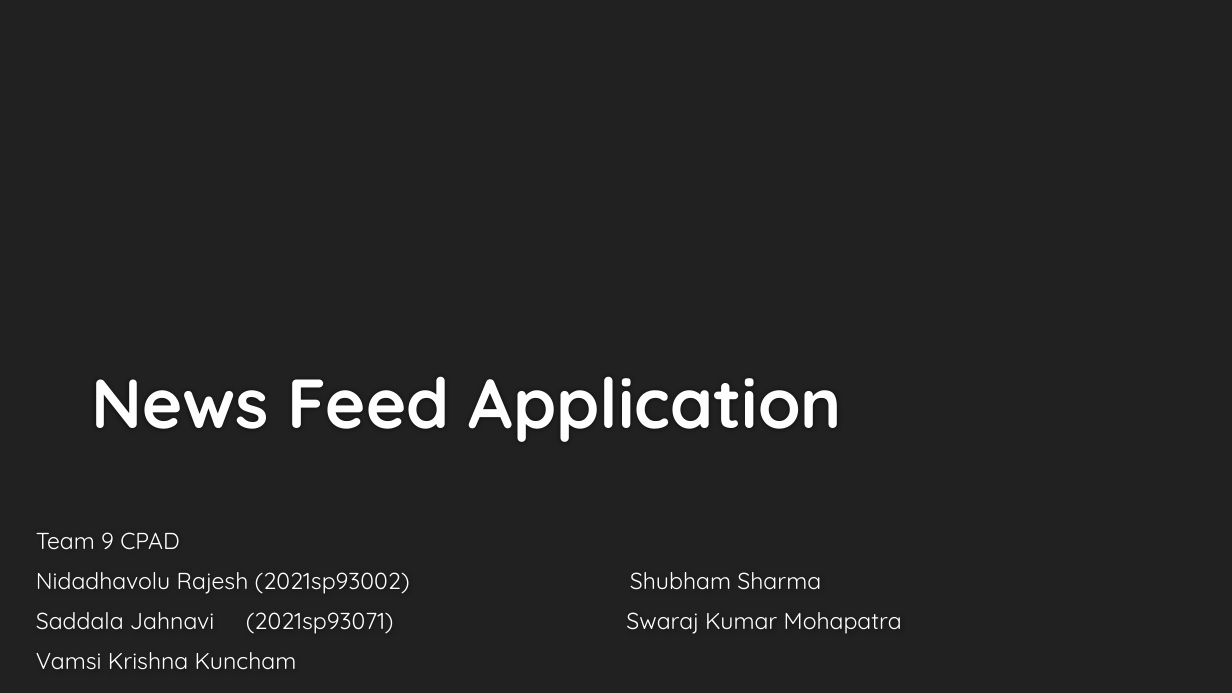
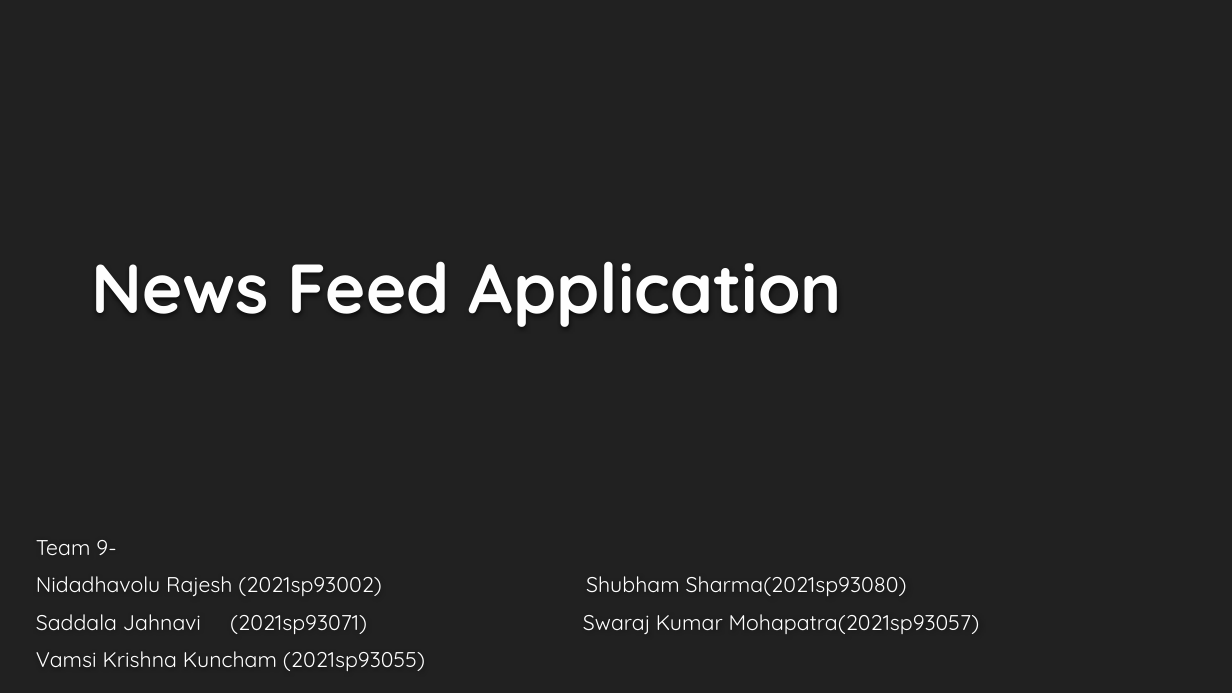
Before and after one commit to CPAD2022/CPAD2022SecBTeam09, a slide deck: slide 1 of CPAD Assignment.pptx. Drawn at 1232x693 pixels with LibreOffice and Linux fonts; fonts in the diff are those of the drawing; background and template pictures are left out. Boxes give left, top, right and bottom in pixels: in the first picture for what was removed or moved away, otherwise in the second. Text is boxed around its words. In the diff, an @@ line names an element or a change of style, - is before the commit and + after.

```diff
--- a/CPAD Assignment.pptx
+++ b/CPAD Assignment.pptx
@@ title "News Feed Application": place and size @@
-title "News Feed Application" at box(91, 376, 842, 442)
+title "News Feed Application" at box(91, 261, 842, 327)
@@ subtitle at box(36, 540, 980, 671): text changed; size 18 to 16.6 pt @@
-Team 9 CPAD
-Nidadhavolu Rajesh (2021sp93002) Shubham Sharma
-Saddala Jahnavi (2021sp93071) Swaraj Kumar Mohapatra
-Vamsi Krishna Kuncham
+Team 9-
+Nidadhavolu Rajesh (2021sp93002) Shubham Sharma(2021sp93080)
+Saddala Jahnavi (2021sp93071) Swaraj Kumar Mohapatra(2021sp93057)
+Vamsi Krishna Kuncham (2021sp93055)
```
Also in this commit, not shown: 2 other slides changed, 1 slide added.
